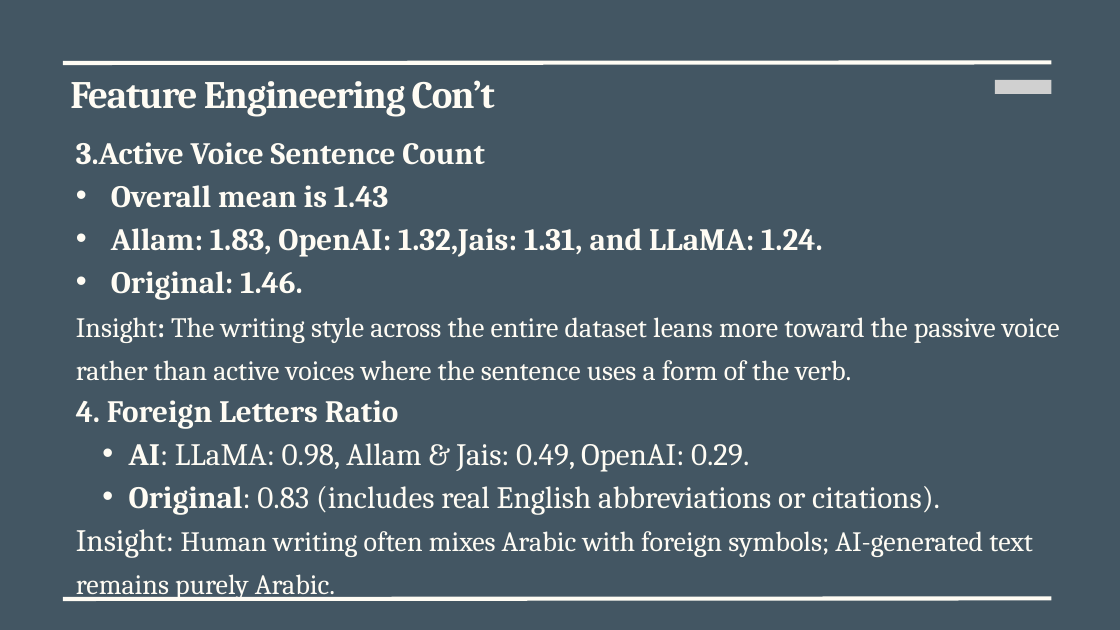
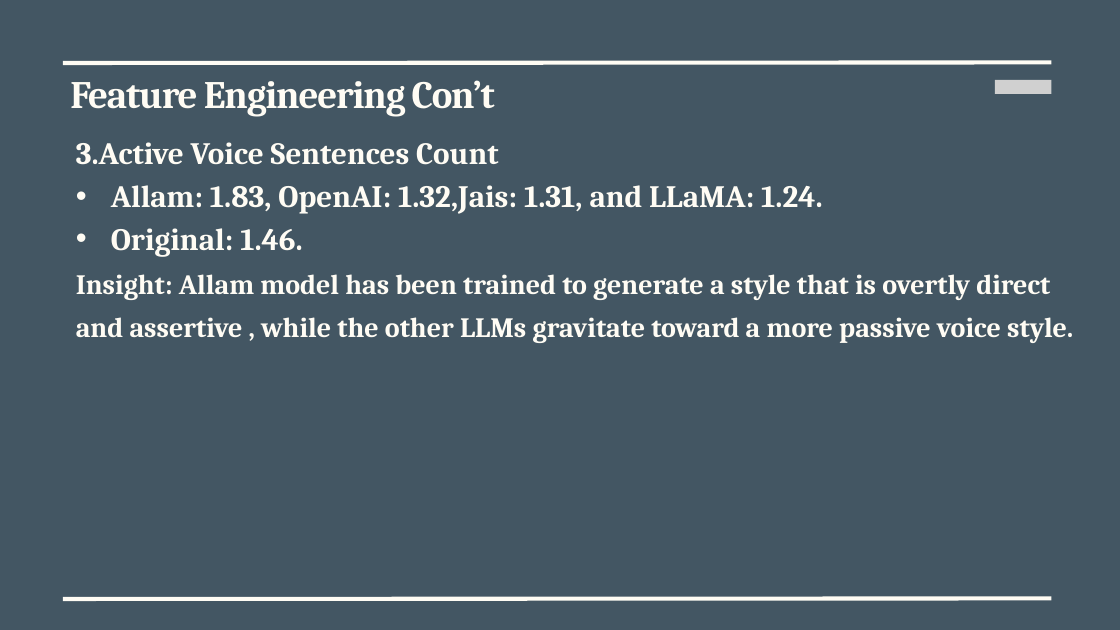
Before and after one commit to shoagMdf/ArabicNLP_Project, a slide deck: slide 7 of results/presentations/Advanced Data Analytic Techniques.pptx. Drawn at 1120x630 pixels with LibreOffice and Linux fonts; fonts in the diff are those of the drawing; grey boxes stand for pictures. Boxes give left, top, right and bottom in pixels: in the first picture for what was removed or moved away, otherwise in the second. Text is boxed around its words. In the diff, an @@ line names an element or a change of style, - is before the commit and + after.

```diff
--- a/results/presentations/Advanced Data Analytic Techniques.pptx
+++ b/results/presentations/Advanced Data Analytic Techniques.pptx
@@ text at (x1=76, y1=142, x2=498, y2=165): text changed @@
-3.Active Voice Sentence Count
-• Overall mean is 1.43
+3.Active Voice Sentences Count
@@ text at (x1=76, y1=274, x2=1073, y2=343): text changed; bold on @@
-Insight: The writing style across the entire dataset leans more toward the passive voice rather than active voices where the sentence uses a form of the verb.
-4. Foreign Letters Ratio
-  • AI: LLaMA: 0.98, Allam & Jais: 0.49, OpenAI: 0.29.
-  • Original: 0.83 (includes real English abbreviations or citations).
-Insight: Human writing often mixes Arabic with foreign symbols; AI-generated text remains purely Arabic.
+Insight: Allam model has been trained to generate a style that is overtly direct and assertive , while the other LLMs gravitate toward a more passive voice style.
```
Also in this commit, not shown: 10 other slides changed, 1 slide added.
